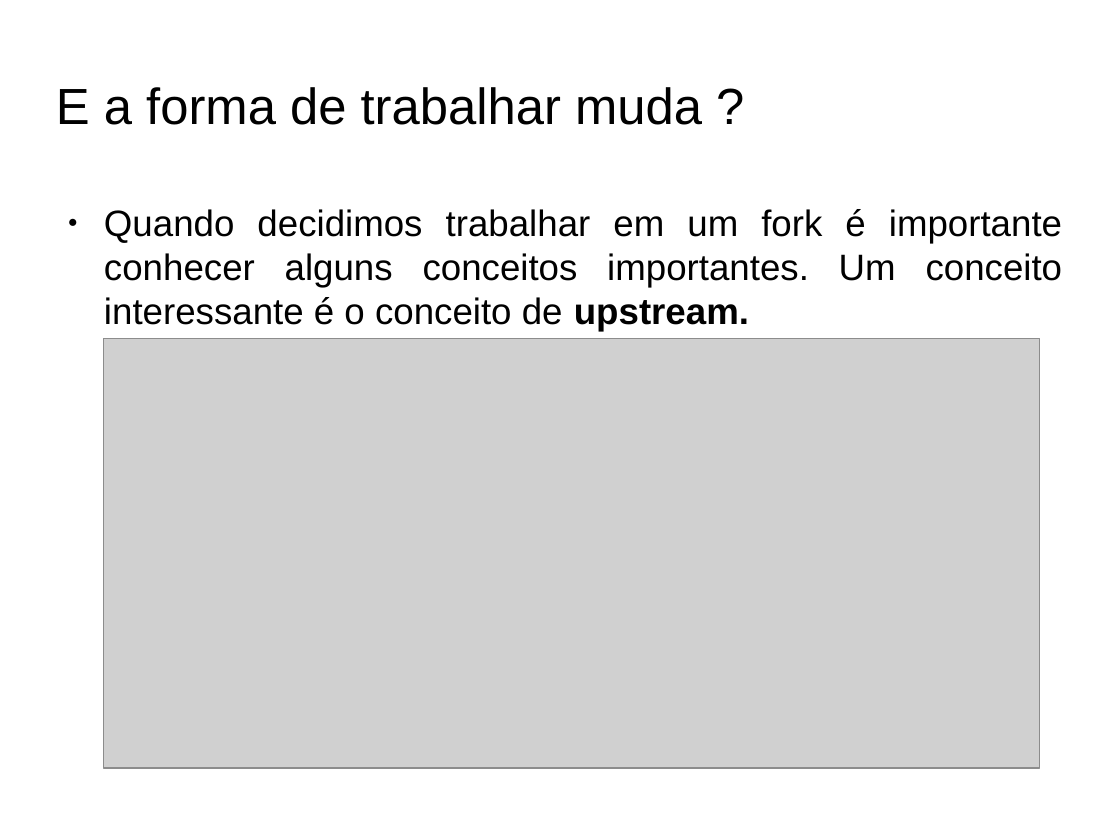
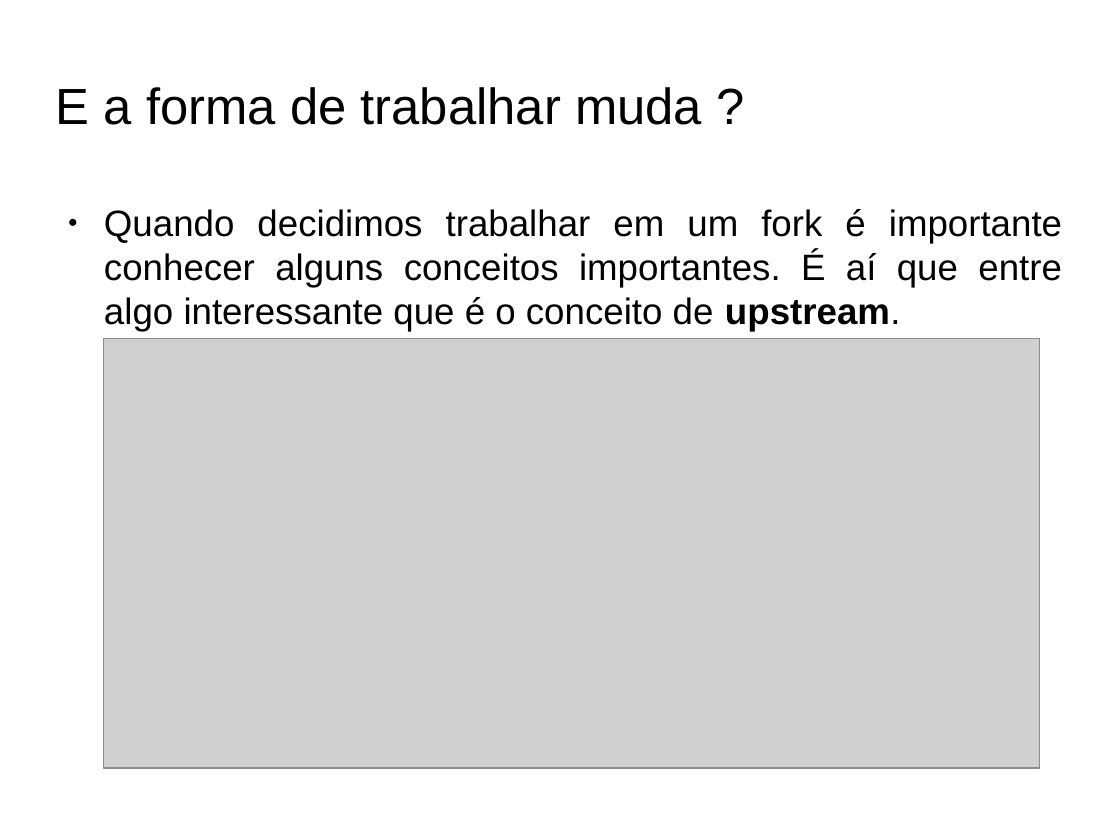
Before and after one commit to fabioads/apresentacao-git, a slide deck: slide 15 of Aprensentacao-GitHub.odp. Drawn at 1120x840 pixels with LibreOffice and Linux fonts; fonts in the diff are those of the drawing; grey boxes stand for pictures; background and template pictures are left out. Boxes give left, top, right and bottom in pixels: in the first picture for what was removed or moved away, otherwise in the second. Text is boxed around its words. In the diff, an @@ line names an element or a change of style, - is before the commit and + after.

```diff
--- a/Aprensentacao-GitHub.odp
+++ b/Aprensentacao-GitHub.odp
@@ text at [104, 209, 1062, 331]: text changed @@
-● Quando decidimos trabalhar em um fork é importante conhecer alguns conceitos importantes. Um conceito interessante é o conceito de upstream.
+● Quando decidimos trabalhar em um fork é importante conhecer alguns conceitos importantes. É aí que entre algo interessante que é o conceito de upstream.
```
Also in this commit, not shown: 7 other slides changed.
